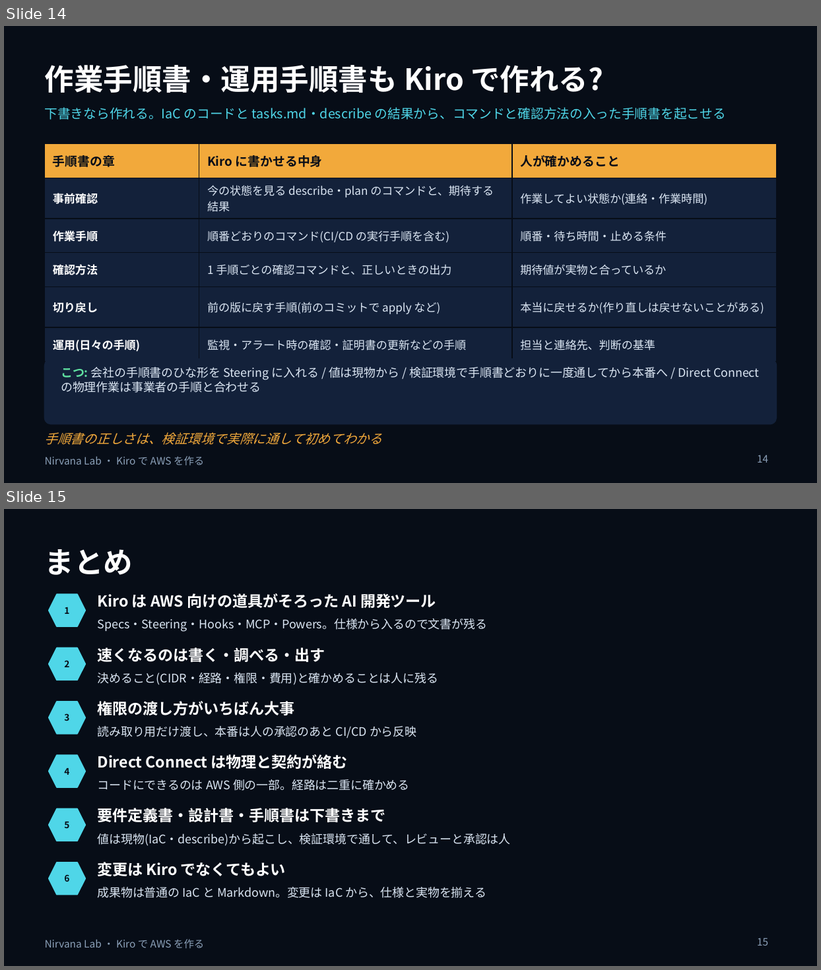
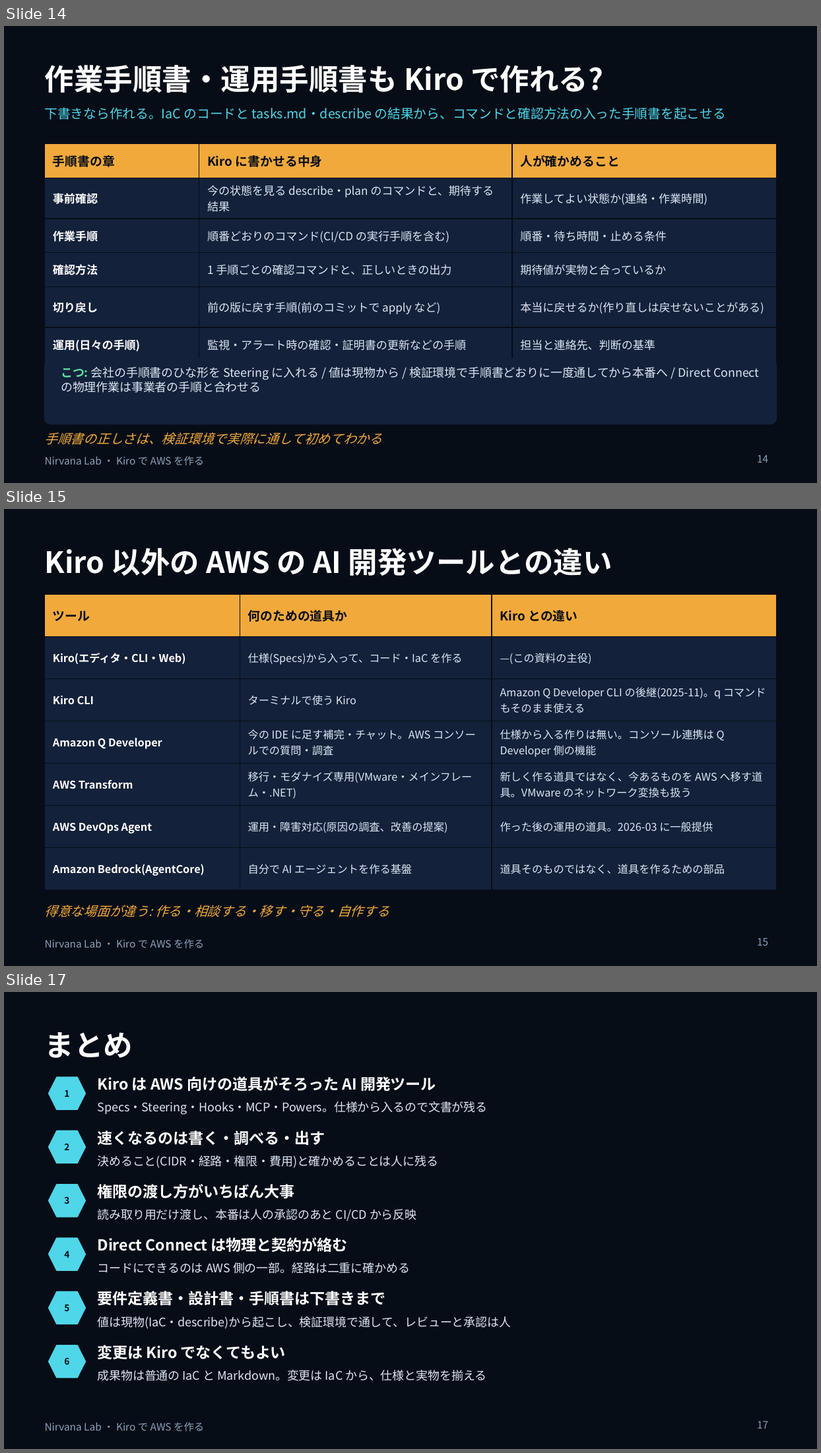
Before and after one commit to w-index-m/nirvana-lab, a slide deck: docs/ai-driven-dev-kiro.pptx. Shown one above the other, each under a label of ours: slides 14 and 15 before the commit, slides 14, 15 and 17 after it; the slides between them are not shown. The pictures are 821x970 and 821x1453 pixels, drawn with LibreOffice and Linux fonts; fonts in the diff are those of the drawing. Boxes give left, top, right and bottom in pixels: in the first picture for what was removed or moved away, otherwise in the second. Text is boxed around its words. In the diff, an @@ line names an element or a change of style, - is before the commit and + after.

```diff
--- a/docs/ai-driven-dev-kiro.pptx
+++ b/docs/ai-driven-dev-kiro.pptx
@@ slide 15 added at [4, 509, 817, 966], background #070D17; not listed: 1 template element that a slide beside it also shows @@
@@ title added at [45, 548, 613, 576], 26 pt, text #FFFFFF, bold @@
+Kiro 以外の AWS の AI 開発ツールとの違い
@@ table added at [45, 594, 776, 879], 7 rows, 3 columns @@
+ツール | 何のための道具か | Kiro との違い
+Kiro(エディタ・CLI・Web) | 仕様(Specs)から入って、コード・IaC を作る | —(この資料の主役)
+Kiro CLI | ターミナルで使う Kiro | Amazon Q Developer CLI の後継(2025-11)。q コマンドもそのまま使える
+Amazon Q Developer | 今の IDE に足す補完・チャット。AWS コンソールでの質問・調査 | 仕様から入る作りは無い。コンソール連携は Q Developer 側の機能
+AWS Transform | 移行・モダナイズ専用(VMware・メインフレーム・.NET) | 新しく作る道具ではなく、今あるものを AWS へ移す道具。VMware のネットワーク変換も扱う
+AWS DevOps Agent | 運用・障害対応(原因の調査、改善の提案) | 作った後の運用の道具。2026-03 に一般提供
+Amazon Bedrock(AgentCore) | 自分で AI エージェントを作る基盤 | 道具そのものではなく、道具を作るための部品
@@ text added at [45, 905, 389, 918], 11.5 pt, text #F2A93B, italic @@
+得意な場面が違う: 作る・相談する・移す・守る・自作する
@@ page number added at [757, 938, 768, 946], 9 pt, text #8BA0B8 @@
+15
@@ what was slide 15 is now slide 17 @@
@@ page number at [757, 1421, 768, 1429]: text changed @@
-15
+17
```
Also in this commit, not shown: 1 slide changed, 1 other slide added, 3 other files.
